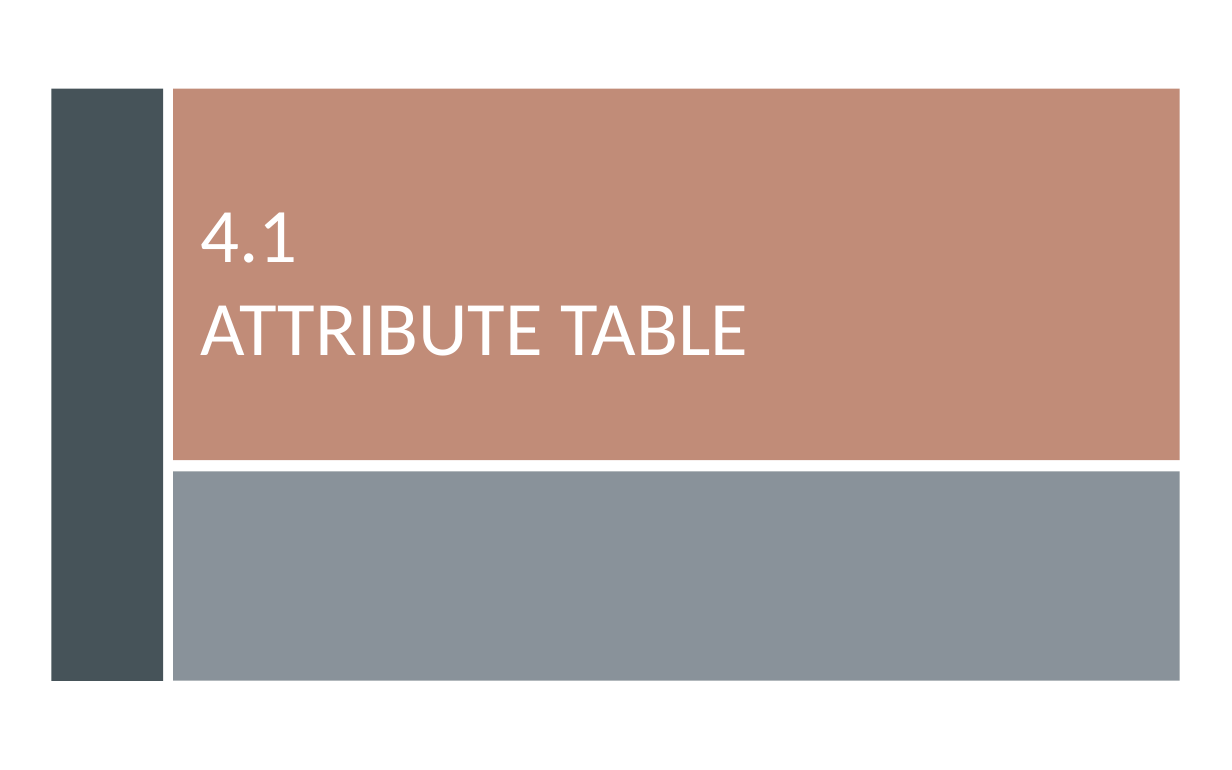
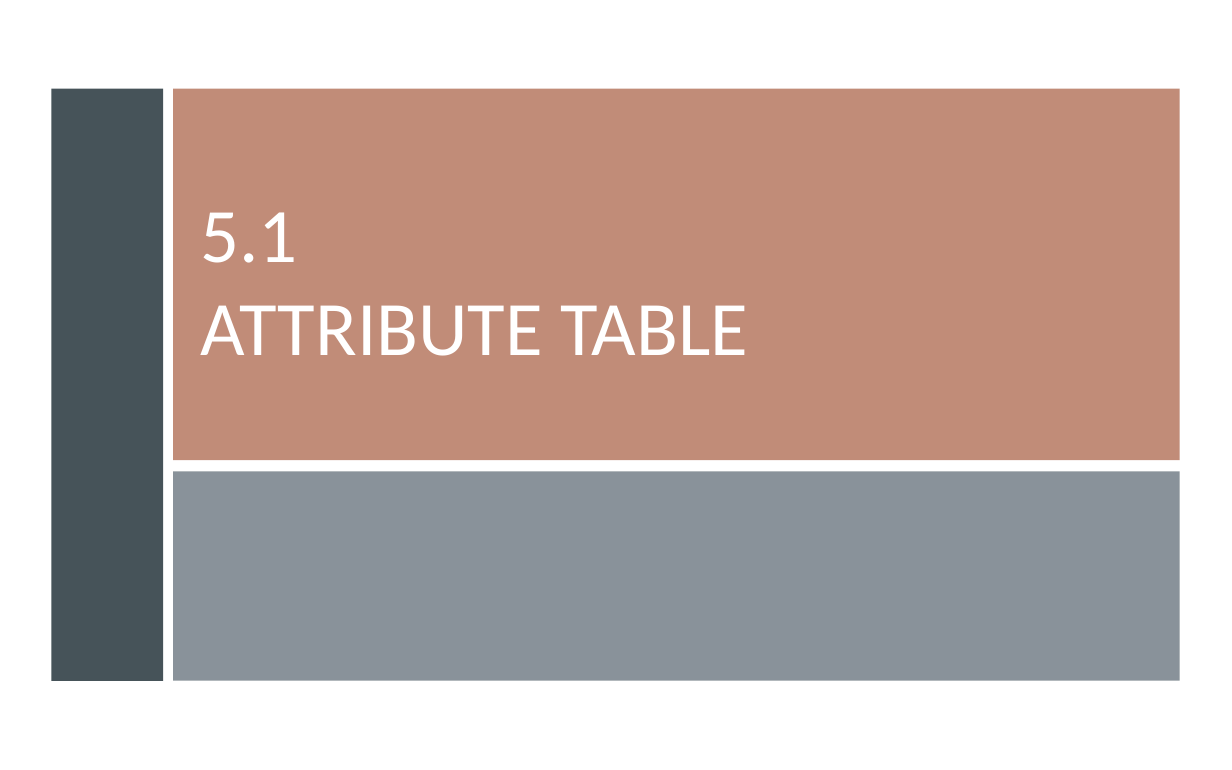
Before and after one commit to gisynw/GIS_I, a slide deck: slide 2 of docs/Lectures/Week05/Week05_GEOG2475_TU.pptx. Drawn at 1232x770 pixels with LibreOffice and Linux fonts; fonts in the diff are those of the drawing. Boxes give left, top, right and bottom in pixels: in the first picture for what was removed or moved away, otherwise in the second. Text is boxed around its words. In the diff, an @@ line names an element or a change of style, - is before the commit and + after.

```diff
--- a/docs/Lectures/Week05/Week05_GEOG2475_TU.pptx
+++ b/docs/Lectures/Week05/Week05_GEOG2475_TU.pptx
@@ title at (201, 212, 748, 356): text changed @@
-4.1
-ATTRIBUTE TABLE
+5.1
+ATTRIBUTE TABLE
```
Also in this commit, not shown: 9 other slides changed, 3 slides added, 3 slides removed, 24 other files.
